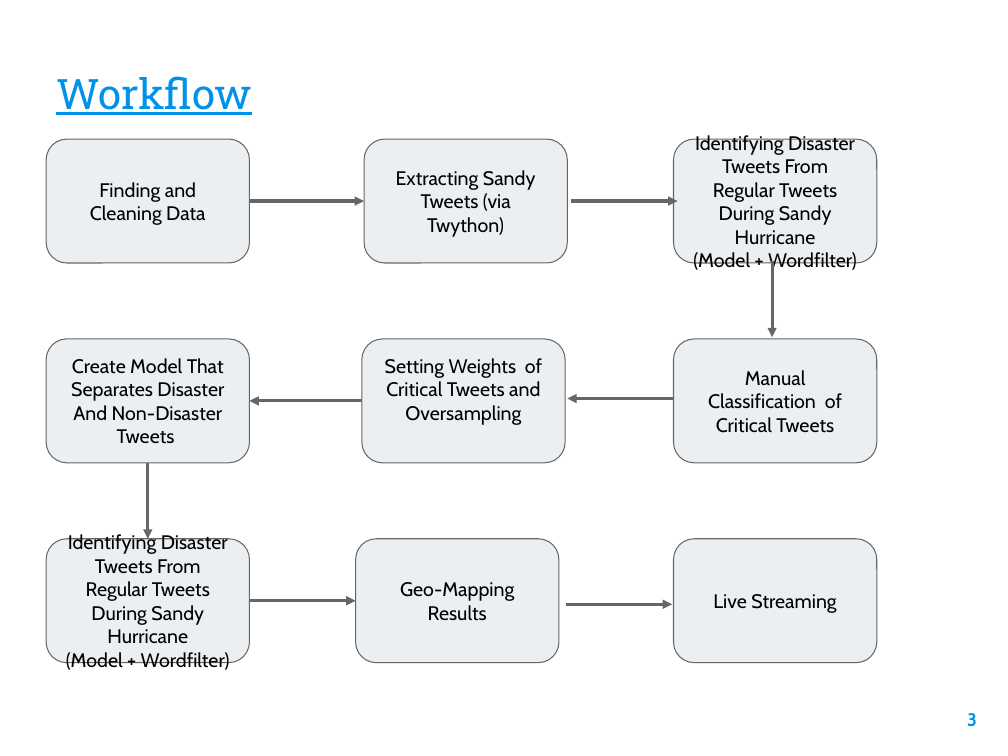
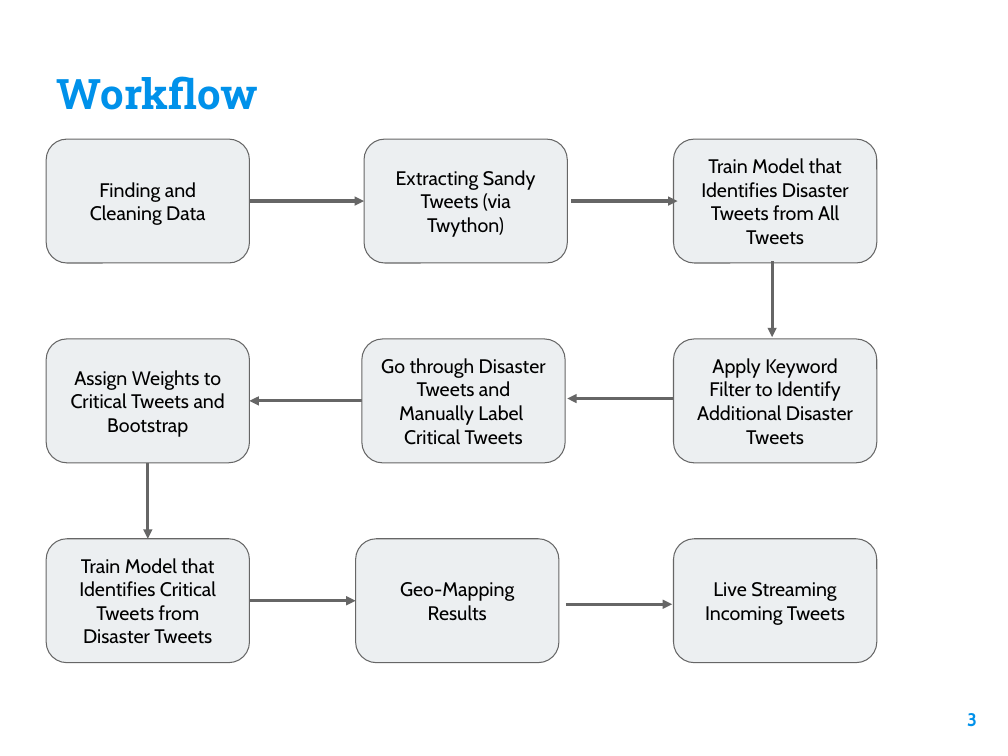
Before and after one commit to eamonious/disaster-tweet-classification, a slide deck: slide 3 of presentation.pptx. Drawn at 1008x756 pixels with LibreOffice and Linux fonts; fonts in the diff are those of the drawing; background and template pictures are left out. Boxes give left, top, right and bottom in pixels: in the first picture for what was removed or moved away, otherwise in the second. Text is boxed around its words. In the diff, an @@ line names an element or a change of style, - is before the commit and + after.

```diff
--- a/presentation.pptx
+++ b/presentation.pptx
@@ title "Workflow" at <box>56,76,258,110</box>: bold on, underline off @@
@@ text in rounded rectangle at <box>701,158,849,245</box>: text changed @@
-Identifying Disaster Tweets From Regular Tweets During Sandy Hurricane
-(Model + Wordfilter)
+Train Model that Identifies Disaster Tweets from All Tweets
@@ text in rounded rectangle at <box>381,358,546,445</box>: text changed @@
-Setting Weights of Critical Tweets and Oversampling
+Go through Disaster Tweets and Manually Label Critical Tweets
@@ text in rounded rectangle at <box>697,358,853,445</box>: text changed @@
-Manual Classification of Critical Tweets
+Apply Keyword Filter to Identify Additional Disaster Tweets
@@ text in rounded rectangle at <box>71,370,225,437</box>: text changed @@
-Create Model That Separates Disaster
-And Non-Disaster Tweets
+Assign Weights to Critical Tweets and Bootstrap
@@ text in rounded rectangle at <box>79,558,216,644</box>: text changed @@
-Identifying Disaster Tweets From Regular Tweets During Sandy Hurricane
-(Model + Wordfilter)
+Train Model that Identifies Critical Tweets from Disaster Tweets
@@ text in rounded rectangle at <box>705,582,845,625</box>: text changed @@
-Live Streaming
+Live Streaming Incoming Tweets
```
Also in this commit, not shown: 10 other slides changed, 15 other files.
